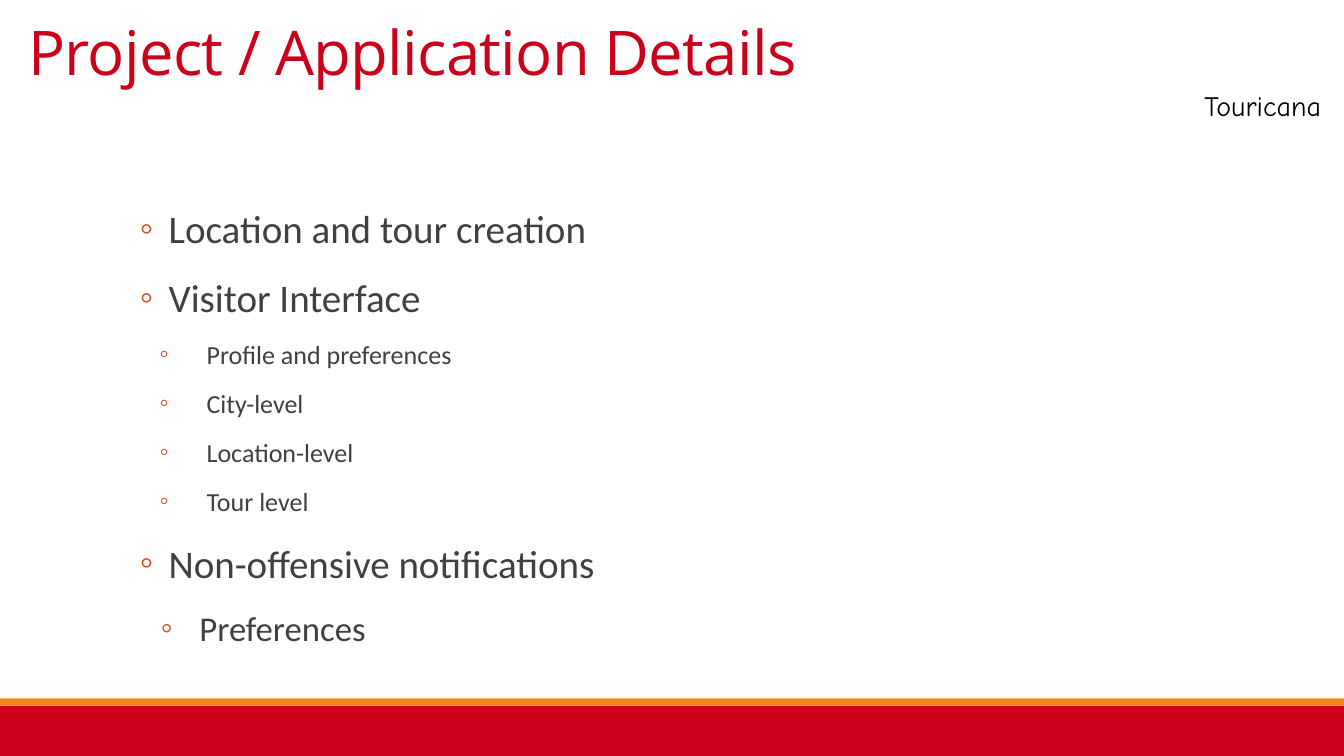
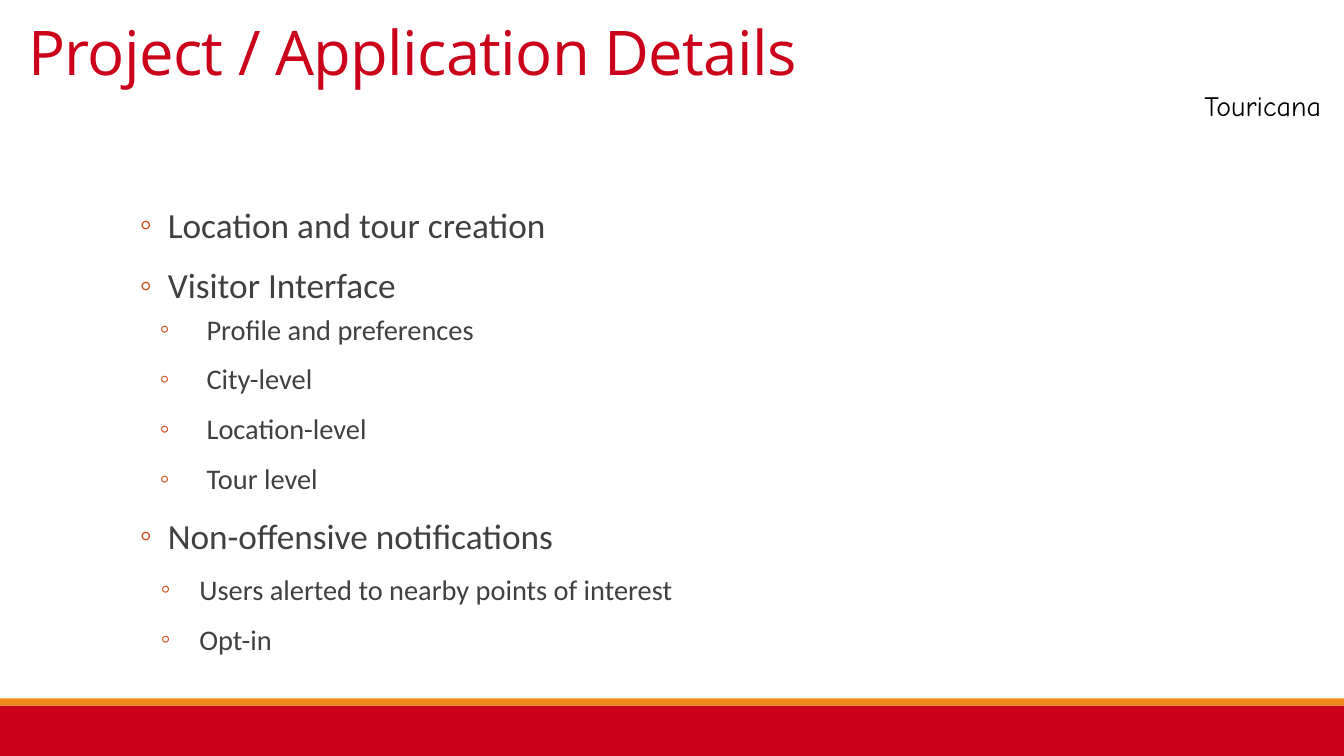
Before and after one commit to mc-funk/RedHotHack2015TripApp, a slide deck: slide 11 of Touricana RHH Presentation FINAL.pptx. Drawn at 1344x756 pixels with LibreOffice and Linux fonts; fonts in the diff are those of the drawing; background and template pictures are left out. Boxes give left, top, right and bottom in pixels: in the first picture for what was removed or moved away, otherwise in the second. Text is boxed around its words. In the diff, an @@ line names an element or a change of style, - is before the commit and + after.

```diff
--- a/Touricana RHH Presentation FINAL.pptx
+++ b/Touricana RHH Presentation FINAL.pptx
@@ text at (168,213,553,550): size 27.9 to 25.2 pt in "Location and tour creation", "Visitor Interface", "Non-offensive notifications"; size 18.6 to 20.3 pt in "Profile and preferences", "City-level", "Location-level", "Tour level"; less space between paragraphs; line spacing 1.3 to 1 @@
@@ text at (199,580,672,655): text changed; size 24.8 to 20.3 pt @@
-    ◦ Preferences
+    ◦ Users alerted to nearby points of interest
+    ◦ Opt-in
```
Also in this commit, not shown: 11 other slides changed, 1 slide added, 1 slide removed.
